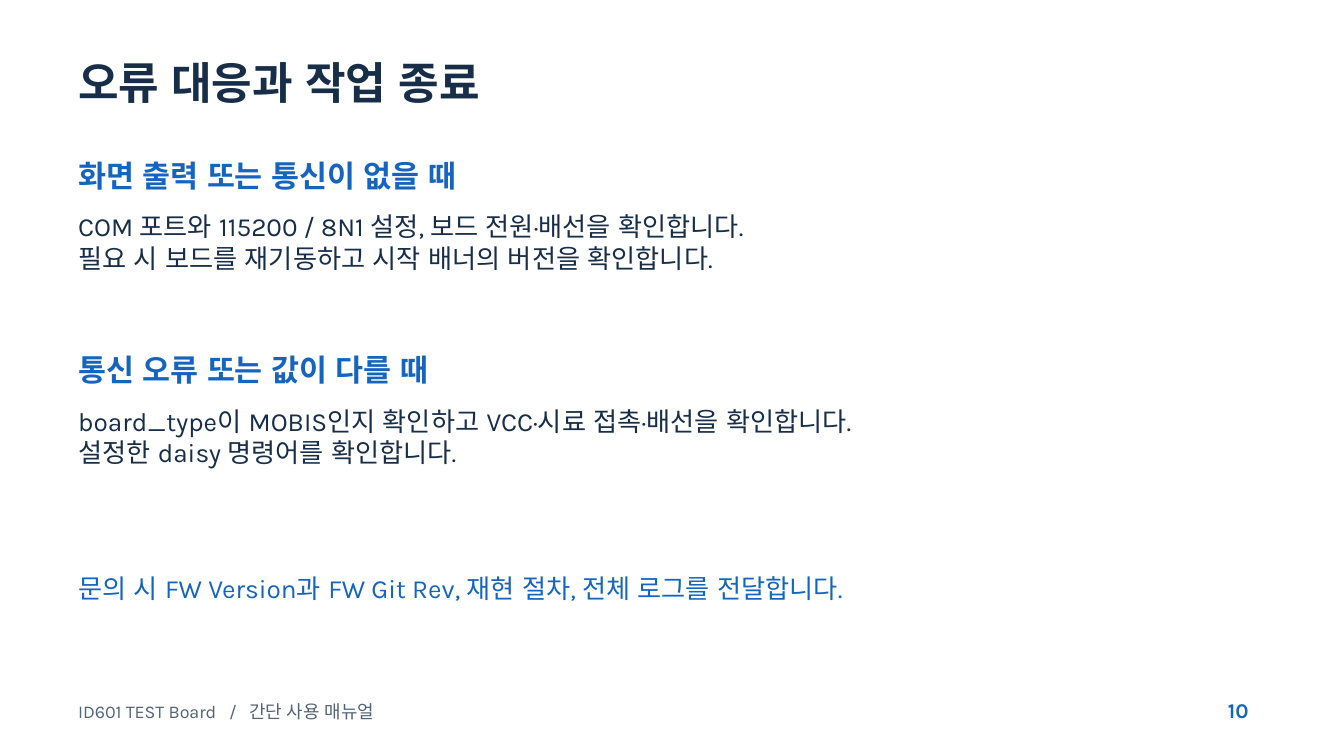
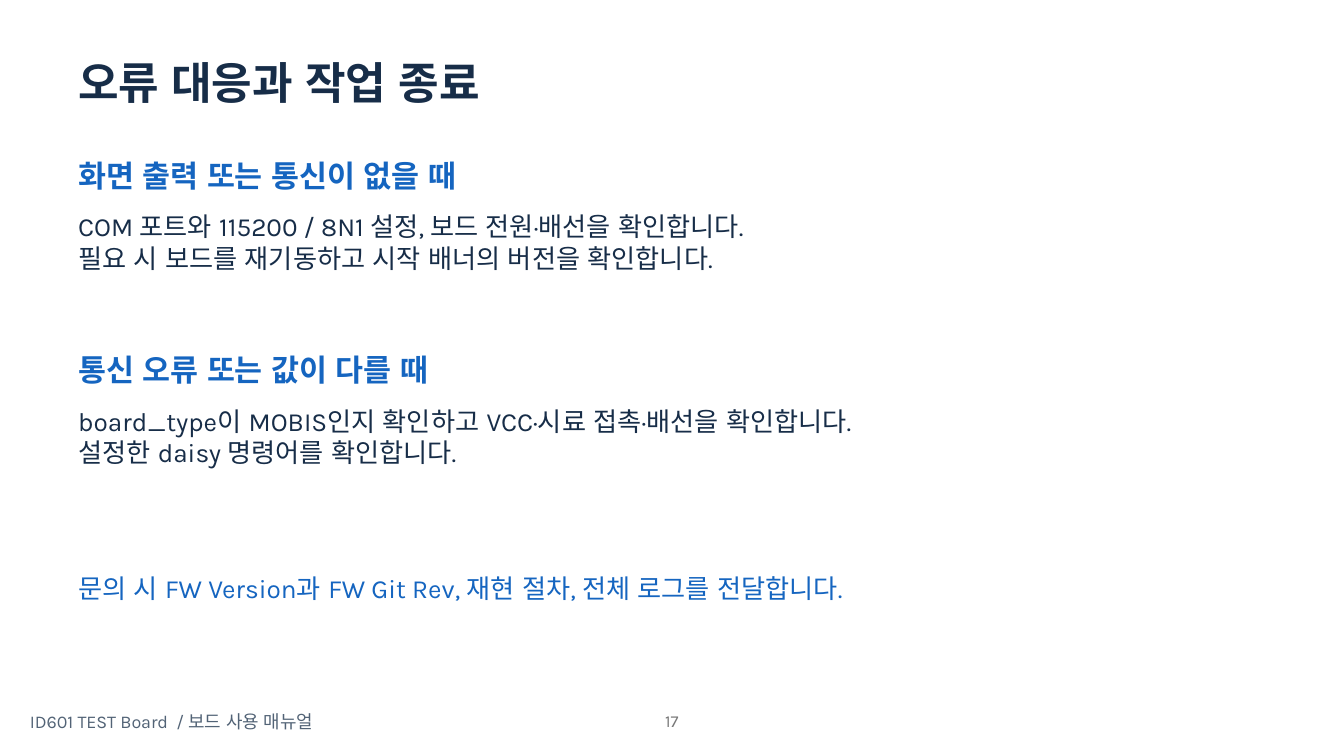
Before and after one commit to oio9595/Global_Technologies_FW, a slide deck: slide 17 of ID601/Jig/ID601_ES/Docs/Deliverables/Manual/ID601_MOBIS_CLI_Manual_20261029_v2.pptx (slide 8 before the commit). Drawn at 1344x756 pixels with LibreOffice and Linux fonts; fonts in the diff are those of the drawing. Boxes give left, top, right and bottom in pixels: in the first picture for what was removed or moved away, otherwise in the second. Text is boxed around its words. In the diff, an @@ line names an element or a change of style, - is before the commit and + after.

```diff
--- a/ID601/Jig/ID601_ES/Docs/Deliverables/Manual/ID601_MOBIS_CLI_Manual_20261029_v2.pptx
+++ b/ID601/Jig/ID601_ES/Docs/Deliverables/Manual/ID601_MOBIS_CLI_Manual_20261029_v2.pptx
@@ text at box(30, 713, 313, 730): text changed @@
-ID601 TEST Board / 간단 사용 매뉴얼
+ID601 TEST Board / 보드 사용 매뉴얼
@@ page number added at box(665, 716, 678, 727), 12 pt, text #797979 @@
+17
@@ text removed at box(1228, 704, 1249, 719) @@
-10
```
Also in this commit, not shown: 7 other slides changed, 10 slides added, 1 slide removed, 10 other files.
